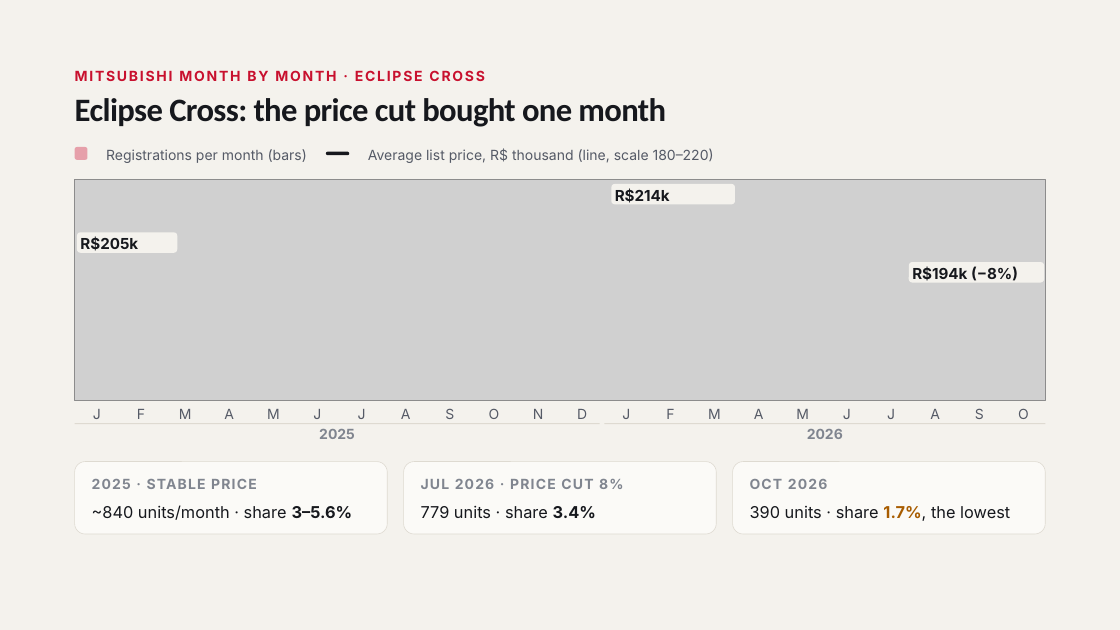
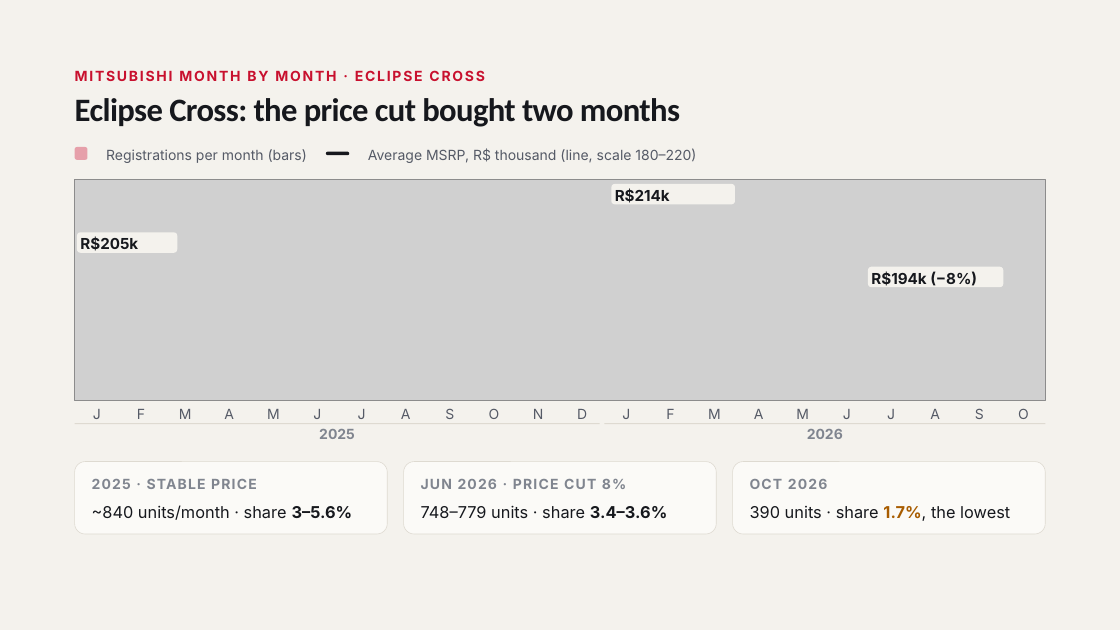
Before and after one commit to FLeone2/mercado-atlas, a slide deck: slide 38 of Mitsubishi_Brazil_Market_Network_Nov2026.pptx. Drawn at 1120x630 pixels with LibreOffice and Linux fonts; fonts in the diff are those of the drawing; grey boxes stand for pictures. Boxes give left, top, right and bottom in pixels: in the first picture for what was removed or moved away, otherwise in the second. Text is boxed around its words. In the diff, an @@ line names an element or a change of style, - is before the commit and + after.

```diff
--- a/Mitsubishi_Brazil_Market_Network_Nov2026.pptx
+++ b/Mitsubishi_Brazil_Market_Network_Nov2026.pptx
@@ text at <box>75,98,680,127</box>: text changed @@
-Eclipse Cross: the price cut bought one month
+Eclipse Cross: the price cut bought two months
@@ text at <box>368,148,696,163</box>: text changed @@
-Average list price, R$ thousand (line, scale 180–220)
+Average MSRP, R$ thousand (line, scale 180–220)
@@ rounded rectangle: place and size @@
-rounded rectangle at <box>909,262,1044,282</box>
+rounded rectangle at <box>868,267,1003,287</box>
@@ text "R$194k (−8%)": place and size @@
-text "R$194k (−8%)" at <box>912,266,1018,281</box>
+text "R$194k (−8%)" at <box>871,271,977,286</box>
@@ text at <box>421,479,626,489</box>: text changed @@
-JUL 2026 · PRICE CUT 8%
+JUN 2026 · PRICE CUT 8%
@@ text at <box>421,505,667,518</box>: text changed @@
-779 units · share 3.4%
+748–779 units · share 3.4–3.6%
```
Also in this commit, not shown: 2 other slides changed, 1 other file.
